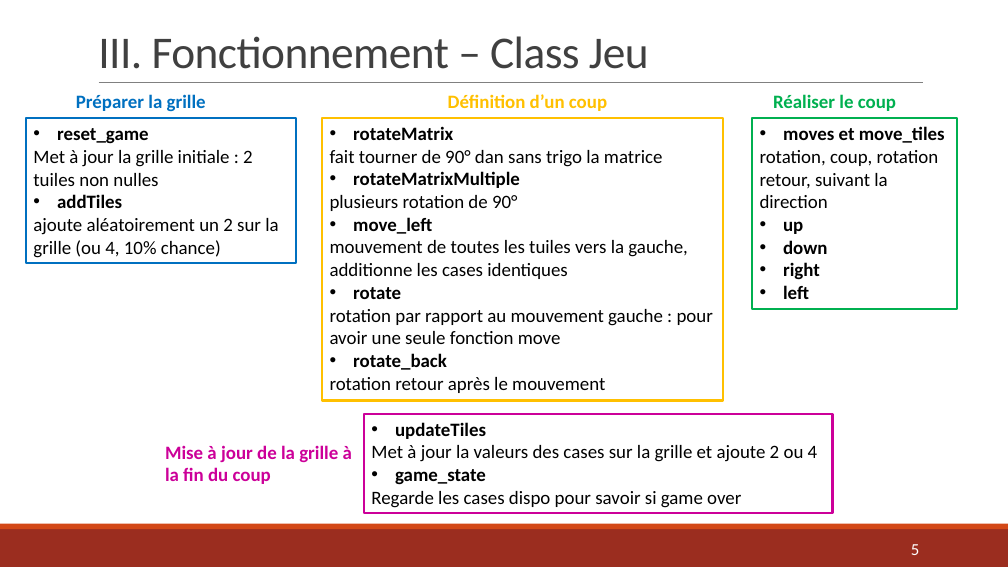
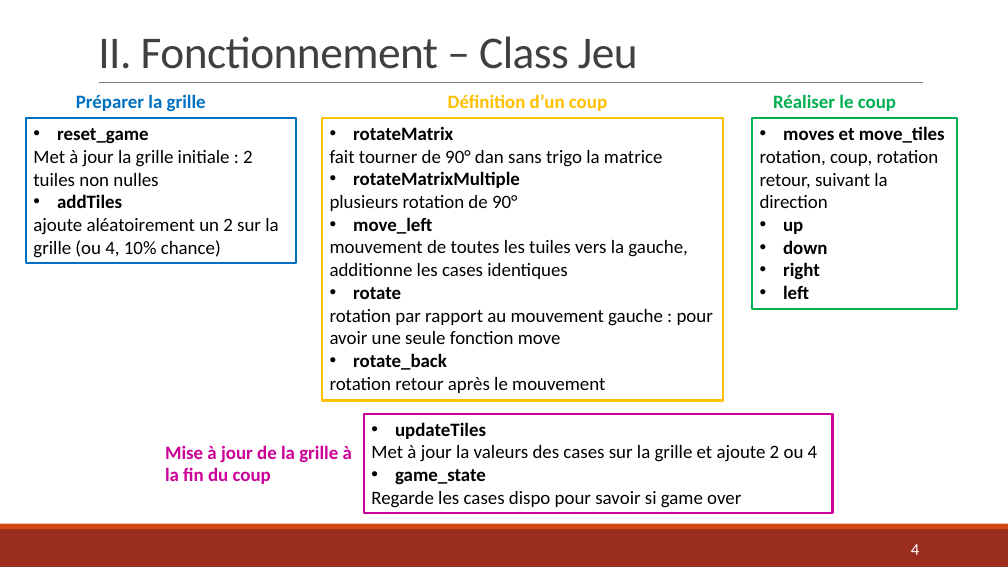
Before and after one commit to AlexandraDarco/prog_2048, a slide deck: slide 4 of Projet Info – Jeu 2048.pptx (slide 5 before the commit). Drawn at 1008x567 pixels with LibreOffice and Linux fonts; fonts in the diff are those of the drawing. Boxes give left, top, right and bottom in pixels: in the first picture for what was removed or moved away, otherwise in the second. Text is boxed around its words. In the diff, an @@ line names an element or a change of style, - is before the commit and + after.

```diff
--- a/Projet Info – Jeu 2048.pptx
+++ b/Projet Info – Jeu 2048.pptx
@@ title at bbox=[98, 36, 638, 69]: text changed @@
-III. Fonctionnement – Class Jeu
+II. Fonctionnement – Class Jeu
@@ page number at bbox=[911, 544, 919, 555]: text changed @@
-5
+4
```
Also in this commit, not shown: 5 other slides changed, 4 slides added, 1 other file.
